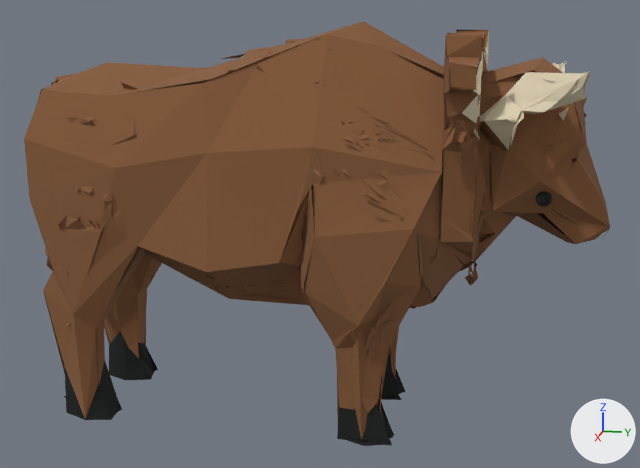
Before and after pictures for a commit that changed the glTF model assets/models/aholo/CHAR_03/CHAR_03_game.glb.
Camera for both pictures: a camera (50 mm lens) standing at (3.82, 0.82, 1.82) and looking at (-0.01, 0.06, 0.87). Arrows for +X, +Y and +Z are at lower right; the lights stay in place. The first picture is the older version. Vertices at exactly the same position are counted once.

Names of what the first picture shows: 'CHAR_03'.
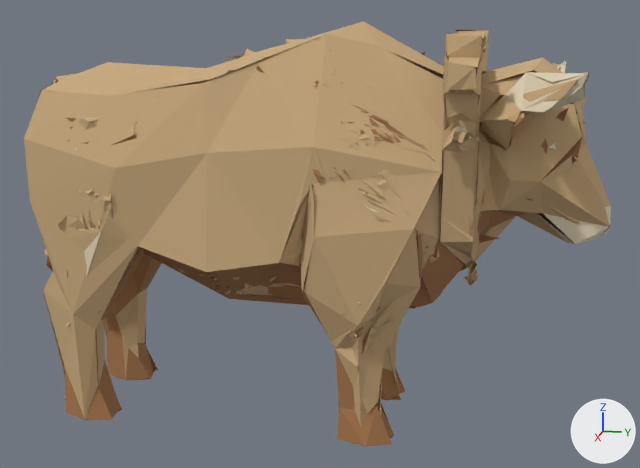
The newer file is also turned or shifted as a whole; pictures and numbers use the older file's frame.

Where the change shows, as pixel boxes (x1, y1, x2, y2) in the pictures (640 x 468 px):
'CHAR_03', reshaped
    before: (24, 21, 610, 446)
    after: (24, 21, 611, 447)
part 1 of me_geometry_0_002, deleted
    before: (536, 191, 552, 207)
part 2 of me_geometry_0_002, reshaped (mostly hidden)
    before: (52, 22, 610, 446)
    after: (52, 22, 611, 447)
part 3 of me_geometry_0_002, recoloured
    both: (76, 66, 609, 244)
part 4 of me_geometry_0_002, recoloured
    both: (38, 53, 585, 410)
part 5 of me_geometry_0_002, recoloured (lighter)
    before: (24, 21, 609, 440)
    after: (24, 21, 609, 427)
part 6 of me_geometry_0_002, recoloured
    both: (559, 103, 573, 121)
part 7 of me_geometry_0_002, recoloured
    both: (462, 50, 577, 138)
part 8 of me_geometry_0_002, recoloured
    both: (64, 347, 405, 438)
part 9 of me_geometry_0_002, recoloured
    before: (64, 335, 400, 440)
    after: (64, 336, 400, 410)

The change, as a list of edits to the scene's bpy script:
```text
Add mat_char_03_flat_1:
    mat_char_03_flat_1 = principled_material('CHAR_03_flat_1')
    mat_char_03_flat_1.base_color = (0.371, 0.178, 0.0723)  # brown #a4754c
    mat_char_03_flat_1.roughness = 1.0
Add mat_char_03_flat_3:
    mat_char_03_flat_3 = principled_material('CHAR_03_flat_3')
    mat_char_03_flat_3.base_color = (0.584, 0.402, 0.209)  # brown #c9aa7e
    mat_char_03_flat_3.roughness = 1.0
Change me_geometry_0_002:
    used by ob_char_03; location = (0.0, 0.0, 0.0)
    remove me_geometry_0_002.from_pydata(...)  # 7721 vertices, 6334 faces; spans x -0.57..0.57, y -1.3..1.3, z 0.0..1.8
    remove me_geometry_0_002.materials.append(mat_char_03_bead_eye)  # black #171b19
    add me_geometry_0_002.from_pydata(...)  # 8671 vertices, 6994 faces; spans x -0.58..0.57, y -1.3..1.3, z 0.0..1.8
    me_geometry_0_002 part 1: the loose piece of 86 vertices spanning x 0.18..0.24, y 0.98..1.05, z 1.08..1.14 is deleted
    me_geometry_0_002 part 2: 104 vertices moved from x -0.53..0.43, y -1.01..1.25, z 0.04..1.75 to x -0.53..0.43, y -0.99..1.25, z 0.04..1.75; 621 vertices removed from x -0.57..0.48, y -1.24..1.29, z 0.01..1.76; 1731 vertices added at x -0.58..0.55, y -1.25..1.3, z 0.01..1.76
    me_geometry_0_002 part 3: 144 faces spanning x -0.38..0.48, y -1.16..1.3, z 0.39..1.74 switch from mat_char_03_flat_0_001 (brown #865b3a) to mat_char_03_flat_4_001 (beige #e2d5b8)
    me_geometry_0_002 part 4: 852 faces spanning x -0.46..0.48, y -1.3..1.28, z 0.01..1.77 switch from mat_char_03_flat_0_001 (brown #865b3a) to mat_char_03_flat_1 (brown #a4754c)
    me_geometry_0_002 part 5: 2854 faces spanning x -0.51..0.5, y -1.3..1.29, z 0.01..1.8 switch from mat_char_03_flat_0_001 (brown #865b3a) to mat_char_03_flat_3 (brown #c9aa7e)
    me_geometry_0_002 part 6: 18 faces spanning x -0.47..0.54, y 0.75..1.11, z 1.34..1.61 switch from mat_char_03_flat_4_001 (beige #e2d5b8) to mat_char_03_flat_1 (brown #a4754c)
    me_geometry_0_002 part 7: 37 faces spanning x -0.55..0.54, y 0.67..1.1, z 1.36..1.75 switch from mat_char_03_flat_4_001 (beige #e2d5b8) to mat_char_03_flat_3 (brown #c9aa7e)
    me_geometry_0_002 part 8: 49 faces spanning x -0.34..0.32, y -1.13..0.43, z 0.0..0.45 switch from mat_char_03_flat_6 (black #171b19) to mat_char_03_flat_1 (brown #a4754c)
    me_geometry_0_002 part 9: 30 faces spanning x -0.28..0.3, y -1.12..0.41, z 0.01..0.3 switch from mat_char_03_flat_6 (black #171b19) to mat_char_03_flat_3 (brown #c9aa7e)
    other edits to the shape of me_geometry_0_002 do not show in these pictures
```
